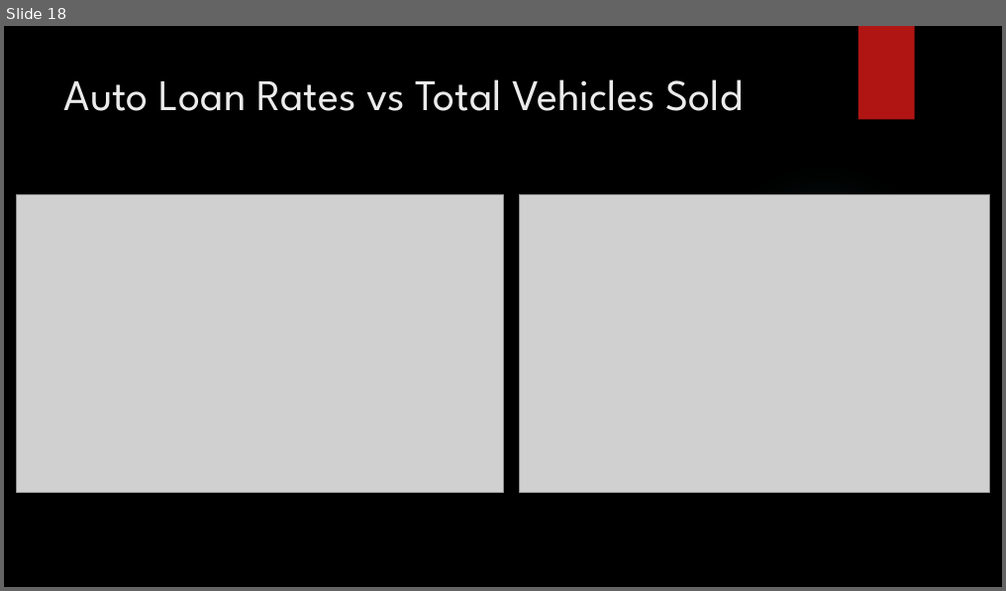
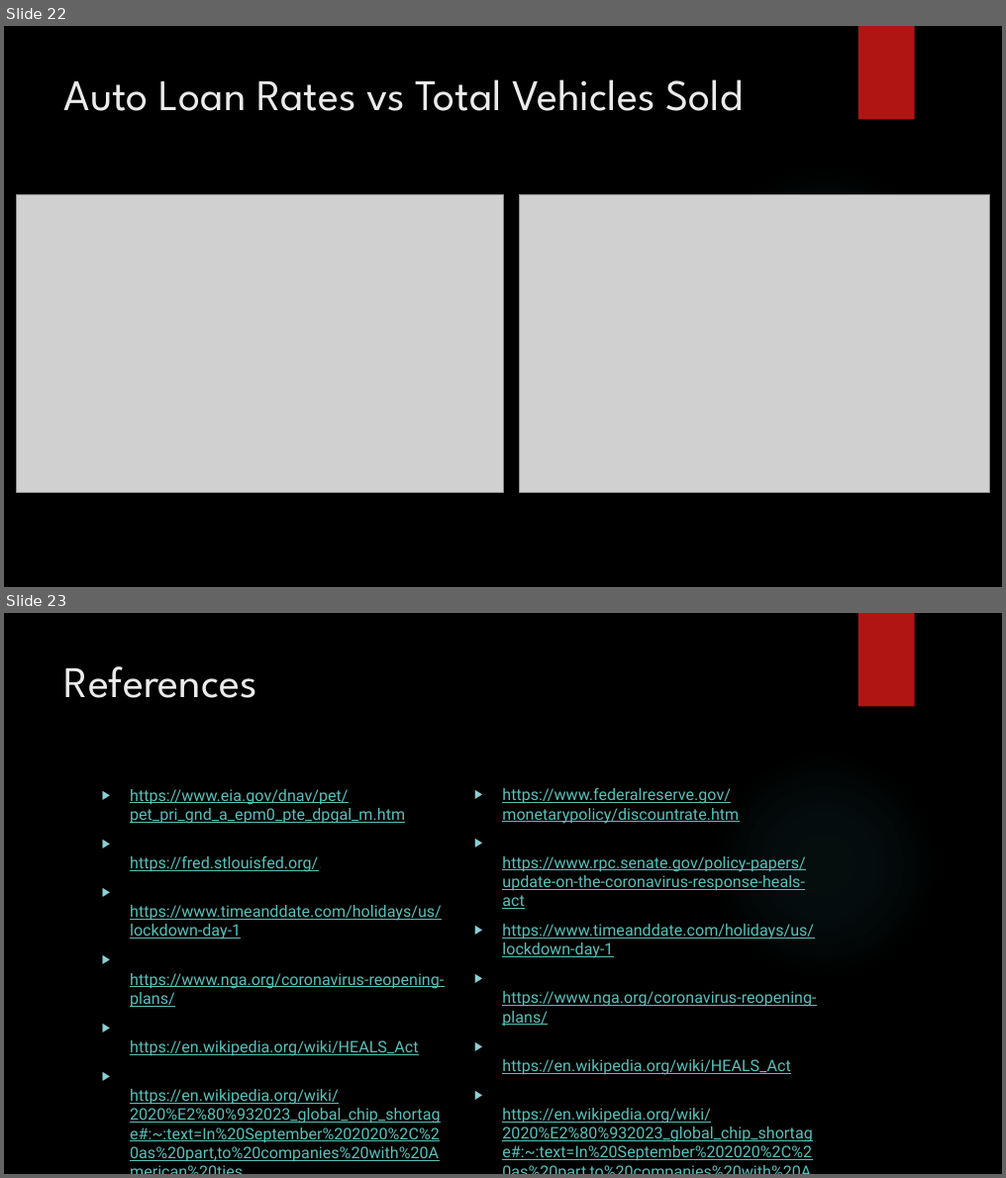
Before and after one commit to T800-101A/Impact_Vehicule_COVID-19, a slide deck: Project 1 Presentation .pptx. Shown one above the other, each under a label of ours: slide 18 before the commit, slides 22 and 23 after it. The pictures are 1006x591 and 1006x1178 pixels, drawn with LibreOffice and Linux fonts; fonts in the diff are those of the drawing; grey boxes stand for pictures; background and template pictures are left out. Boxes give left, top, right and bottom in pixels: in the first picture for what was removed or moved away, otherwise in the second. Text is boxed around its words. In the diff, an @@ line names an element or a change of style, - is before the commit and + after.

Commit message:
presentation update

```diff
--- a/Project 1 Presentation .pptx
+++ b/Project 1 Presentation .pptx
@@ slide 23 added at (x1=4, y1=613, x2=1002, y2=1174), background picture (left out); not listed: 2 template elements that a slide beside it also shows @@
@@ title added at (x1=64, y1=666, x2=257, y2=698), 42 pt, text #EBEBEB @@
+References
@@ text added at (x1=130, y1=789, x2=816, y2=1161), 15.3 pt, text #58C1BA, underline @@
+▶ https://www.eia.gov/dnav/pet/pet_pri_gnd_a_epm0_pte_dpgal_m.htm
+▶ https://fred.stlouisfed.org/.
+▶ https://www.timeanddate.com/holidays/us/lockdown-day-1
+▶ https://www.nga.org/coronavirus-reopening-plans/
+▶ https://en.wikipedia.org/wiki/HEALS_Act
+▶ https://en.wikipedia.org/wiki/2020%E2%80%932023_global_chip_shortage#:~:text=In%20September%202020%2C%20as%20part,to%20companies%20with%20American%20ties.
@@ text added at (x1=130, y1=788, x2=805, y2=1162), 15.3 pt, text #58C1BA, underline @@
+▶ https://www.federalreserve.gov/monetarypolicy/discountrate.htm
+▶ https://www.rpc.senate.gov/policy-papers/update-on-the-coronavirus-response-heals-act
+▶ https://www.timeanddate.com/holidays/us/lockdown-day-1
+▶ https://www.nga.org/coronavirus-reopening-plans/
+▶ https://en.wikipedia.org/wiki/HEALS_Act
+▶ https://en.wikipedia.org/wiki/2020%E2%80%932023_global_chip_shortage#:~:text=In%20September%202020%2C%20as%20part,to%20companies%20with%20American%20ties.
@@ what was slide 18 is now slide 22 @@
```
Also in this commit, not shown: 4 other slides added.
